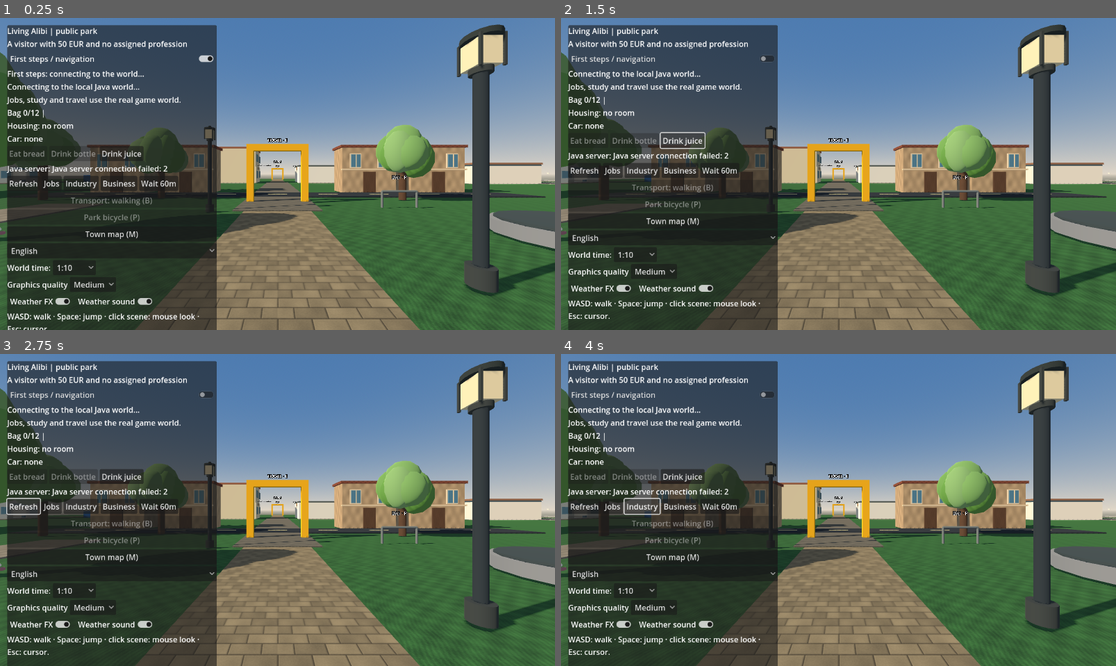
Above: before the commit, frames 1-4 (two rows, left to right).
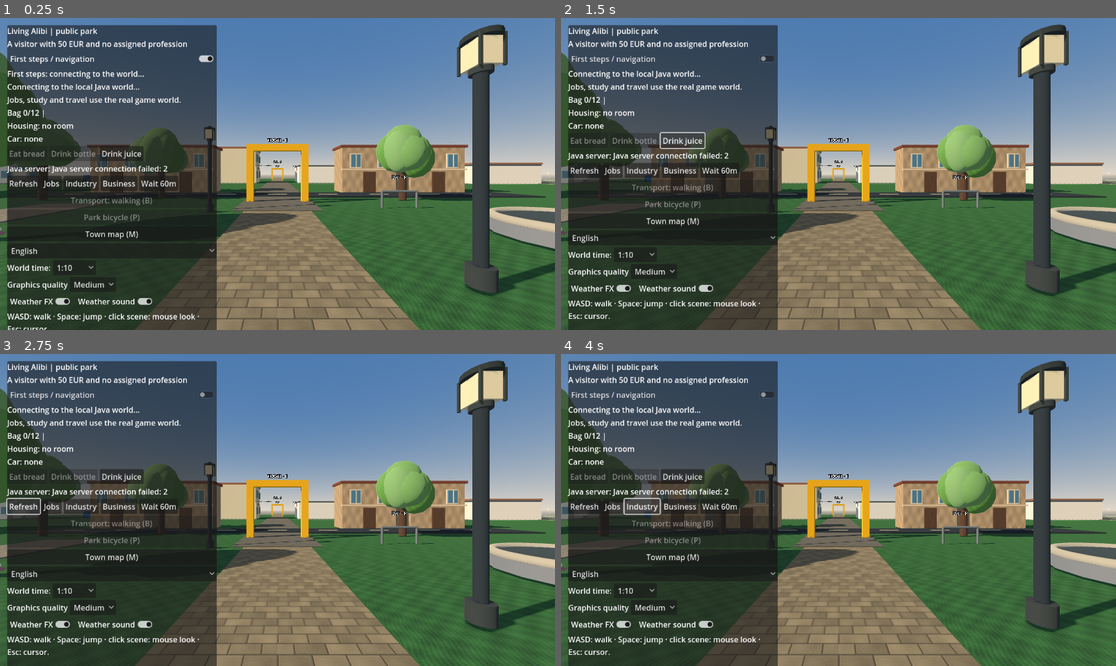
Above: after the commit, the same moments.

Repository: holovin777/living-alibi
Game: Godot game, scene res://scenes/park.tscn
The game is run twice, just before and just after one commit, with the same random seed, the same clock (stepped at 60 frames per second) and the same inputs.
Inputs:
- Up to frame 1 (0.25 s): no input
- Up to frame 2 (1.5 s): click "First steps / navigation" at 0.5 s; click "Drink juice" at 1.25 s
- Up to frame 3 (2.75 s): click "Refresh" at 2 s
- Up to frame 4 (4 s): click "Jobs" at 2.75 s; click "Industry" at 3.5 s

The runs differ from the first frame. In frame 1, 0.5% of the frame differs, in the area x 88-100%, y 60-69%; in frame 2, 0.5%; in frame 3, 0.5%; in frame 4, 0.5%.

Commit message:
Animate fountain and river water; add warm service-aware lanterns and shop windows

Diff:
--- a/godot/scripts/ParkDemo.gd
+++ b/godot/scripts/ParkDemo.gd
@@ -48,6 +48,9 @@
 var _leaf_mesh: SphereMesh
 var _leaf_materials: Array[StandardMaterial3D] = []
 var _foliage_season := ""
+var _water_material: ShaderMaterial
+var _lantern_glass: StandardMaterial3D
+var _shop_glass: StandardMaterial3D
 var _graphics_details: Array[Node3D] = []
 const FamilyApartment = preload("res://scripts/FamilyApartment.gd")
 const GameLanguage = preload("res://scripts/GameLanguage.gd")
@@ -860,6 +863,12 @@
     for detail in _graphics_details:
         if is_instance_valid(detail):
             detail.visible = _graphics_quality > 0
+    for chunk in _chunks.values():
+        var water: MeshInstance3D = chunk["water"]
+        if is_instance_valid(water):
+            var spray := water.get_node_or_null("FountainSpray") as CPUParticles3D
+            if spray != null:
+                spray.emitting = water.visible and _graphics_quality > 0
 
 func _register_graphics_detail(detail: Node3D) -> void:
     # Visual-only decoration never alters an obstacle or interaction.
@@ -895,6 +904,17 @@
         leaf.roughness = 1.0
         _leaf_materials.append(leaf)
     _update_foliage("SPRING",false)
+    _water_material = ShaderMaterial.new()
+    _water_material.shader = preload("res://shaders/TownWater.gdshader")
+    _lantern_glass = StandardMaterial3D.new()
+    _lantern_glass.albedo_color = Color("#e4d4ac")
+    _lantern_glass.emission = Color("#ffca78")
+    _lantern_glass.emission_energy_multiplier = 1.2
+    _shop_glass = StandardMaterial3D.new()
+    _shop_glass.albedo_color = Color("#496064")
+    _shop_glass.roughness = 0.26
+    _shop_glass.emission = Color("#e4b77a")
+    _shop_glass.emission_energy_multiplier = 0.55
     _sky_material=ProceduralSkyMaterial.new()
     var sky := Sky.new()
     sky.sky_material=_sky_material
@@ -1120,8 +1140,14 @@
             # A bridge keeps the east-west public road dry.
             for z in [-10.0, 10.0]:
                 _add_obstacle(Vector3(-11.0, 0.0, z), Vector2(10.0, 15.0))
-            _box(_scenery, Vector3(10.0, 0.11, 35.0), Color(0.12, 0.40, 0.67),
-                    Vector3(-11.0, 0.02, 0.0))
+            var river_mesh := BoxMesh.new()
+            river_mesh.size = Vector3(10.0,0.11,35.0)
+            var river_water := MeshInstance3D.new()
+            river_water.name = "RiverWater"
+            river_water.mesh = river_mesh
+            river_water.material_override = _water_material
+            river_water.position = Vector3(-11.0,0.02,0.0)
+            _scenery.add_child(river_water)
             _box(_scenery, Vector3(10.5, 0.12, 4.8), Color(0.45,0.34,0.23),
                     Vector3(-11.0, 0.10, 0.0))
             _tree(Vector3(12.0, 0.0, 7.0))
@@ -2668,6 +2694,10 @@
         _box(parent,Vector3(0.12,2.35,2.55),Color("#6d5140"),Vector3(rear,1.175,z+offset))
         for pane in [-0.83,0.83]:
             _box(parent,Vector3(0.08,1.52,0.72),Color("#496064"),Vector3(rear-side*0.09,1.29,z+offset+pane))
+            var pane_node := parent.get_child(parent.get_child_count()-1) as MeshInstance3D
+            pane_node.material_override = _shop_glass
+            _box(parent,Vector3(0.09,0.055,0.72),Color("#b99b74"),Vector3(rear-side*0.145,0.91,z+offset+pane))
+            _box(parent,Vector3(0.09,0.055,0.72),Color("#b99b74"),Vector3(rear-side*0.145,1.67,z+offset+pane))
             _box(parent,Vector3(0.09,0.045,0.72),trim,Vector3(rear-side*0.14,1.29,z+offset+pane))
         _box(parent,Vector3(0.09,1.94,0.65),Color("#3c3028"),Vector3(rear-side*0.1,0.97,z+offset))
         _box(parent,Vector3(0.14,0.28,2.55),Color("#9c6b45"),Vector3(rear-side*0.11,2.45,z+offset))
@@ -2715,7 +2745,24 @@
     _cylinder(fountain, 2.0, 0.35, Color(0.52,0.53,0.54), Vector3(0,0.18,0))
     _cylinder(fountain, 1.85, 0.08, Color(0.24,0.28,0.29), Vector3(0,0.39,0))
     _fountain_water = _cylinder(fountain, 1.78, 0.04, Color(0.24,0.63,0.76), Vector3(0,0.45,0))
+    _fountain_water.name = "FountainWater"
+    _fountain_water.material_override = _water_material
+    var rim := TorusMesh.new()
+    rim.inner_radius = 1.77
+    rim.outer_radius = 2.0
+    rim.rings = 32
+    rim.ring_segments = 12
+    var rim_node := MeshInstance3D.new()
+    rim_node.mesh = rim
+    var stone := StandardMaterial3D.new()
+    stone.albedo_color = Color("#b6ad99")
+    rim_node.material_override = stone
+    rim_node.position = Vector3(0,0.43,0)
+    fountain.add_child(rim_node)
+    _cylinder(fountain,0.38,0.16,Color("#b6ad99"),Vector3(0,0.55,0))
     _cylinder(fountain, 0.25, 1.1, Color(0.60,0.61,0.62), Vector3(0,0.85,0))
+    _cylinder(fountain,0.36,0.12,Color("#b6ad99"),Vector3(0,1.39,0))
+    _add_fountain_spray(_fountain_water)
     _sign(fountain, "Public fountain", Vector3(0,1.8,0))
     # Shared gate and kiosk already have labelled signs.
     # A street along the edge provides visual context, not a new travel route.
@@ -2732,6 +2779,31 @@
             _box(park,Vector3(0.98,1.28,0.10),Color("#ddc7a6"),Vector3(x+offset,2.8,-17.70))
             _box(park, Vector3(0.8,1.1,0.08), Color(0.32,0.49,0.57), Vector3(x+offset,2.8,-17.62))
             _box(park,Vector3(0.055,1.08,0.08),Color("#e0c6a0"),Vector3(x+offset,2.8,-17.56))
+
+func _add_fountain_spray(water: MeshInstance3D) -> void:
+    var spray := CPUParticles3D.new()
+    spray.name = "FountainSpray"
+    spray.position = Vector3(0,1.03,0)
+    spray.amount = 48
+    spray.lifetime = 0.95
+    spray.local_coords = true
+    spray.direction = Vector3.UP
+    spray.spread = 28.0
+    spray.initial_velocity_min = 1.65
+    spray.initial_velocity_max = 2.5
+    spray.gravity = Vector3(0,-8.5,0)
+    spray.emitting = false
+    var droplet := SphereMesh.new()
+    droplet.radius = 0.023
+    droplet.height = 0.046
+    droplet.radial_segments = 6
+    droplet.rings = 3
+    var mat := StandardMaterial3D.new()
+    mat.albedo_color = Color("#bbdfdf")
+    mat.roughness = 0.23
+    droplet.material = mat
+    spray.mesh = droplet
+    water.add_child(spray)
 
 func _park_flowers(parent: Node3D, at: Vector3) -> void:
     # Small decorative flowers hug the tree bases, never create obstacles.
@@ -2780,6 +2852,8 @@
     _cylinder(parent,0.18,0.3,Color("#3c4140"),at+Vector3(0,0.15,0))
     _cylinder(parent,0.14,0.10,Color("#3c4140"),at+Vector3(0,3.17,0))
     _box(parent,Vector3(0.32,0.39,0.32),Color("#e4d4ac"),at+Vector3(0,3.4,0))
+    var glass := parent.get_child(parent.get_child_count()-1) as MeshInstance3D
+    glass.material_override = _lantern_glass
     for x in [-0.17,0.17]:
         for z in [-0.17,0.17]:
             _box(parent,Vector3(0.035,0.46,0.035),Color("#3c4140"),at+Vector3(x,3.4,z))
@@ -5267,6 +5341,9 @@
     _weather_fx.set_sheltered(_apartment_active or _inside_guest_room(),_environment)
     _weather_fx.apply(climate,_environment)
     var services: Dictionary = _last_snapshot.get("services", {})
+    _lantern_glass.emission_enabled = night and bool(services.get("lightsWorking",false))
+    # Decorative windows suggest warm interiors, not server-owned opening hours.
+    _shop_glass.emission_enabled = minute >= 1080 or minute < 360
     # Weather and city services affect every loaded chunk, not just the
     # one containing the visitor. Only the active chunk gets NPC data.
     for chunk in _chunks.values():
@@ -5277,6 +5354,9 @@
         var water: MeshInstance3D = chunk["water"]
         if is_instance_valid(water):
             water.visible = bool(services.get("fountainWorking", false)) and int(services.get("cleanWater", 0)) > 0
+            var spray := water.get_node_or_null("FountainSpray") as CPUParticles3D
+            if spray != null:
+                spray.emitting = water.visible and _graphics_quality > 0
 
 func _on_locations_updated(locations: Array) -> void:
     _locations = locations
